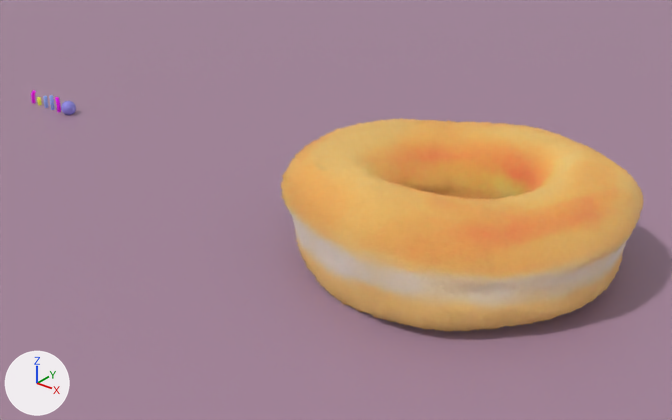
Two versions of the Blender file donut_coffee2.blend, one commit apart.
Camera for both pictures: a 50 mm camera at (0.169, -0.283, 0.174) aimed at (-0.066, 0.012, -0.008). Every picture has the same lights, and +X, +Y and +Z are marked at lower left.

Names of what the first picture shows: 'Donut', 'Plane'.
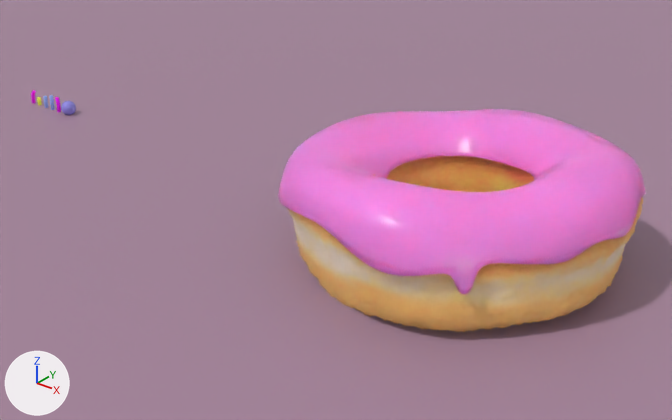
Changed parts and their boxes [x1, y1, x2, y2] in the pictures (672 x 420 px):
'Donut', surface changed: [281, 118, 643, 332] in both
'Icing.000', shown (pink): after [278, 109, 646, 294]

Edits to the bpy script that builds the scene:
```text
Change mat_material_003:
    remove # nodes: BsdfPrincipled, Displacement, Mix, OutputMaterial, TexCoord, TexImage, TexNoise
    remove # colours: white #e7e7e7
    nodes: BsdfPrincipled, Displacement, Mix x3, OutputMaterial, TexCoord, TexImage, TexNoise x2, ValToRGB
    colours: black #000000, white #ffffff, brown #c99a77, white #e7e7e7
Change ob_icing_000:
    remove ob_icing_000.hide_set(True)
```
